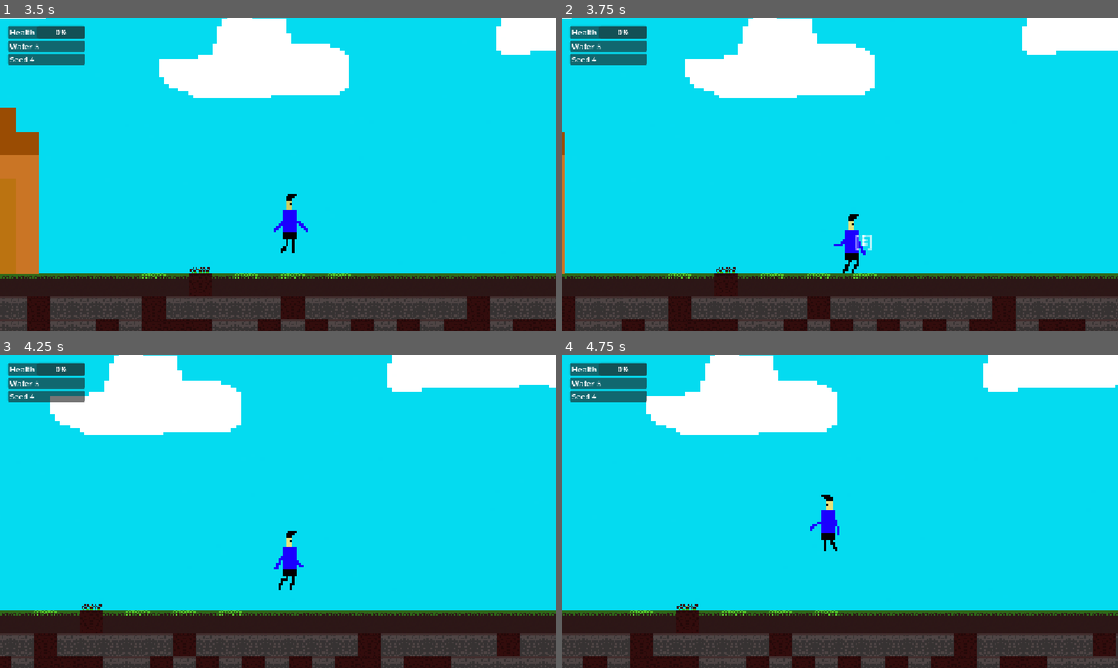
Above: before the commit, frames 1-4 (two rows, left to right).
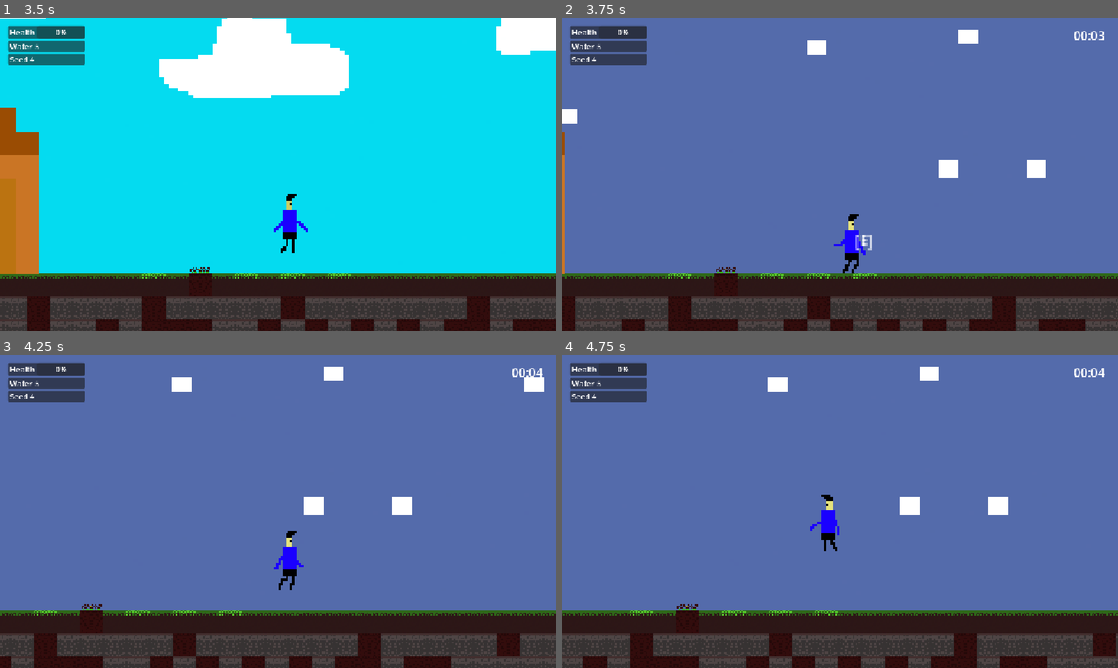
Above: after the commit, the same moments.

Repository: TheAbdullahSaleem/First-project-
Game: Godot game, scene res://scenes/world/World.tscn
Two runs of this game, one before a commit and one after it. Both use one fixed random seed, a clock stepped at 60 frames per second and the inputs below.
Inputs (mouse positions are in pixels of both pictures, inside the frame that each line leads up to):
- Up to frame 1 (3.5 s): tap Enter at 0.5 s; move the mouse to (400, 158) at 0.52 s; press the mouse at (400, 158) at 0.53 s; hold D (right) 0.53-2.03 s; tap W (jump) at 0.77, 1.52, 3.02 s; move the mouse to (166, 190) at 1.27 s; release the mouse at (166, 190) at 1.28 s; tap E (Interact) at 1.35, 2.85 s; move the mouse to (333, 105) at 2.02 s; press the mouse at (333, 105) at 2.03 s; hold A (left) 2.03-2.78 s; move the mouse to (250, 237) at 2.77 s; release the mouse at (250, 237) at 2.78 s; hold D (right) from 2.78 s (still down)
- Up to frame 2 (3.75 s): keep holding D (right); move the mouse to (1006, 221) at 3.52 s; press the mouse at (1006, 221) at 3.53 s
- Up to frame 3 (4.25 s): keep holding D (right); tap W (jump) at 3.77 s
- Up to frame 4 (4.75 s): move the mouse to (673, 464) at 4.27 s; release D (right) at 4.28 s; release the mouse at (673, 464) at 4.28 s; hold A (left) from 4.28 s (still down); tap E (Interact) at 4.35 s; tap W (jump) at 4.52 s

Frame 1 is identical in both runs. In frame 2, 81% of the frame differs, in the area x 0-100%, y 0-82%; in frame 3, 81%; in frame 4, 81%.

Commit message:
fixed ocd error

Diff:
--- a/scripts/crops/Crop.gd
+++ b/scripts/crops/Crop.gd
@@ -48,6 +48,7 @@
 		return
 	Inventory.add_seeds(randi_range(2, 3))
 	SignalBus.crop_harvested.emit(crop_data.food_yield)
+	crop_harvested.emit(crop_data.food_yield)
 
 	queue_free()   # remove crop from world after harvest
 
--- a/scripts/crops/SoilTile.gd
+++ b/scripts/crops/SoilTile.gd
@@ -48,7 +48,7 @@
 	print("seed planted")
 
 	# Listen for harvest so we know the crop is gone
-	SignalBus.crop_harvested.connect(_on_crop_harvested)
+	crop_instance.crop_harvested.connect(_on_crop_harvested)
 
 func _on_crop_harvested(_amount: int) -> void:
 	crop_instance = null   # slot is empty again
--- a/scripts/system/DayNightCycle.gd
+++ b/scripts/system/DayNightCycle.gd
@@ -18,11 +18,11 @@
 	time_elapsed += delta
 
 	# Halfway through = sunset
-	if not is_night and time_elapsed >= day_length_seconds * 1 / 3:
+	if not is_night and time_elapsed >= day_length_seconds * 1 / 50:
 		start_night()
 
 	# midnight for sleep
-	if time_elapsed >= day_length_seconds * 2 / 3:
+	if time_elapsed >= day_length_seconds * 1 / 50:
 		can_sleep = true
 
 	# Full cycle = new day
